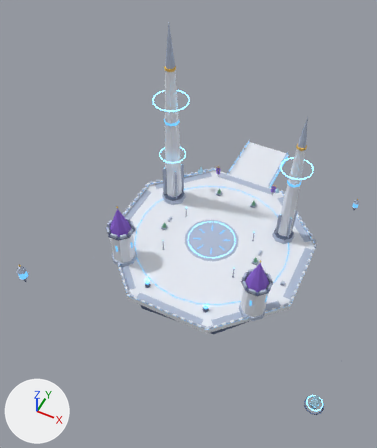
One commit to the FBX model assets/export/worlds/sky_citadel/chunk_entry.fbx: the scene before it, then after it.
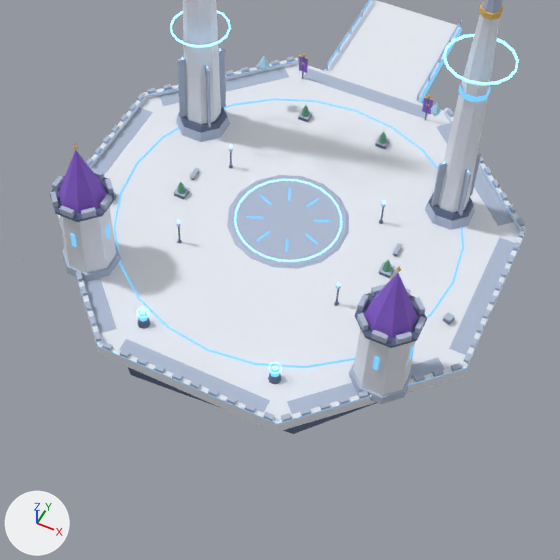
There are two pictures of each version: one whole from a camera (50 mm lens) standing at (105.0, -252.0, 323.0) and looking at (-14.0, -14.0, 26.0), one close up on the part from 22% to 88% of the width and 32% to 87% of the height. The axes (+X, +Y, +Z) are drawn at lower left. The lights are the same throughout. The last two pictures show the newer version. Where no turn or scale is listed for an object, it has been applied to the vertices. Vertices at exactly the same position are counted once.

The first close-up shows 'chunk_entry'.
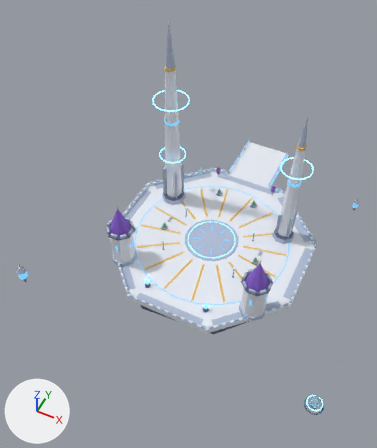
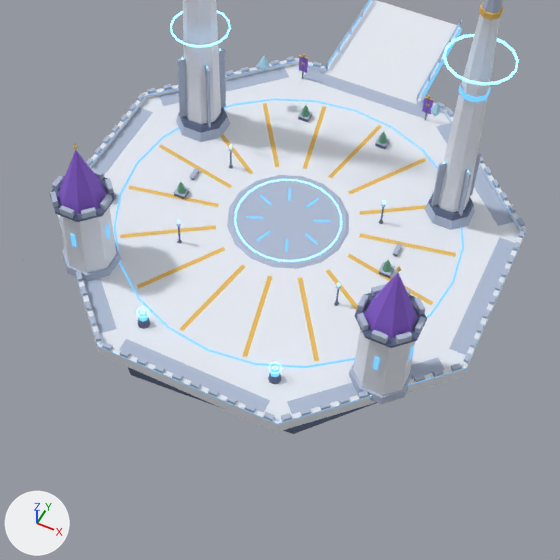
Where the change shows, as pixel boxes [x1, y1, x2, y2] in the close-ups (560 x 560 px):
part 1 of me_chunk_entry, deleted
    before: [443, 312, 455, 325]
part 2 of me_chunk_entry, built on
    before: [143, 58, 298, 99]
    after: [120, 58, 456, 361]

The change, as a diff of the scene's bpy script:
```diff
--- a/assets/export/worlds/sky_citadel/chunk_entry.fbx.py
+++ b/assets/export/worlds/sky_citadel/chunk_entry.fbx.py
@@ me_chunk_entry @@
 # used by ob_chunk_entry; location = (0.0, 0.0, 0.0)
-me_chunk_entry.from_pydata(...)  # 2989 vertices, 2457 faces; spans x -128.0..128.0, y -128.0..128.0, z -96.0..160.0
+me_chunk_entry.from_pydata(...)  # 3095 vertices, 2509 faces; spans x -128.0..128.0, y -128.0..128.0, z -96.0..160.0
+# me_chunk_entry part 1: the loose piece of 8 vertices spanning x 64.0..68.0, y -18.0..-14.0, z 0.0..3.0 is deleted
+# me_chunk_entry part 2
+# 8 faces are deleted
+# 84 vertices are added at x -59.0..59.0, y -59.0..78.0, z 0.0..3.0
+# 6 new vertices lie (12.0, 0.0, 0.0) away from vertices in x -32.0, y 76.0..78.0, z 2.0
+# 16 new faces join them, mat_sc_sungold (orange #ecbe5c)
+# 15 new faces join them, mat_sc_citadelwhite (white #e8ecf4)
+# 11 new faces join them, mat_sc_azuredim (blue #4680a8, glowing blue #4680a8)
+# 6 new faces join them, mat_sc_palealloy (blue #b0bcd2)
+# other edits to the shape of me_chunk_entry do not show in these pictures
 me_chunk_entry.materials.append(mat_sc_citadelwhite)
```
